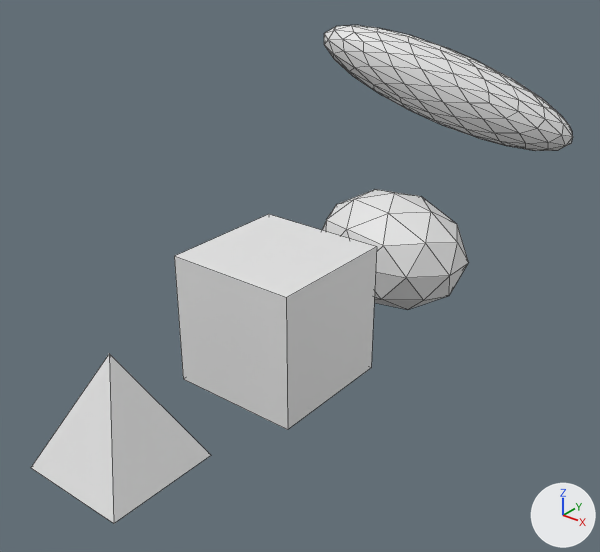
One commit to the FBX model bin/data/3d/figures.fbx: the scene before it, then after it.
The view is the same before and after, from a 50 mm camera at (6.87, -8.07, 6.76) aimed at (0.17, 0.31, 1.57). Arrows for +X, +Y and +Z are at lower right; the lights stay in place. Mesh edges are drawn as thin lines. Where no turn or scale is listed for an object, it has been applied to the vertices.
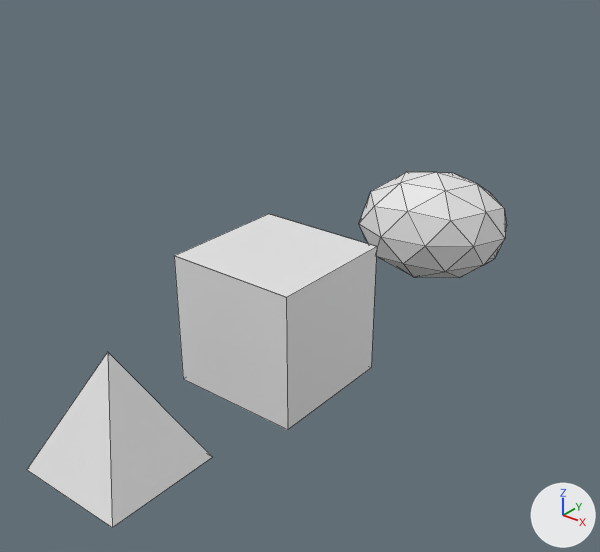
Changed parts and their boxes [x1, y1, x2, y2] in the pictures (600 x 552 px):
'Cube.001', moved, rescaled: before [31, 354, 211, 523]; after [27, 352, 212, 528]
'Icosphere', moved, turned: before [322, 189, 468, 310]; after [359, 172, 507, 278]
'Icosphere.001', deleted: before [324, 25, 573, 151]
part 1 of me_cube, built on: before [176, 214, 376, 298]; after [175, 214, 377, 298]

The change in detail:
me_cube has 8 vertices, 6 faces and spans x -1.0..1.0, y -1.0..1.0, z -1.0..1.0.
me_cube is used by ob_cube; location (0.0, 0.0, 1.01).
Verts and faces of me_cube; kept vertices keep their numbers, new ones are numbered from 8.
Before the commit, vertices of me_cube: 0 (1.0, 1.0, 1.0) at pixel (376, 246), 2 (1.0, -1.0, 1.0) at pixel (286, 297), 4 (-1.0, 1.0, 1.0) at pixel (268, 214), 6 (-1.0, -1.0, 1.0) at pixel (174, 256).
Part 1, on me_cube:
Faces deleted: (0, 4, 6, 2).
New vertices 8 to 11 stand at vertices 0, 2, 4, 6, in that order, plus (0.0, 0.0, 0.01).
New faces: (4, 6, 11, 10), (8, 10, 11, 9), (0, 8, 9, 2), (0, 4, 10, 8), (2, 9, 11, 6).
Object 'Icosphere.001' (ob_icosphere_001) is deleted.
Object 'Cube.001' (ob_cube_001) moves from (0.0, -3.0, 1.0) to (0.0, -3.02, 1.01).
Object 'Cube.001' (ob_cube_001) is rescaled from (0.775, 0.775, 0.775) to (0.798, 0.798, 0.798).
Object 'Icosphere' (ob_icosphere) moves from (0.0, 3.0, 1.01) to (0.0, 4.37, 1.01).
Object 'Icosphere' (ob_icosphere) turns from (0, 0, 0) to (0, 0, 23) degrees about x, y and z.
